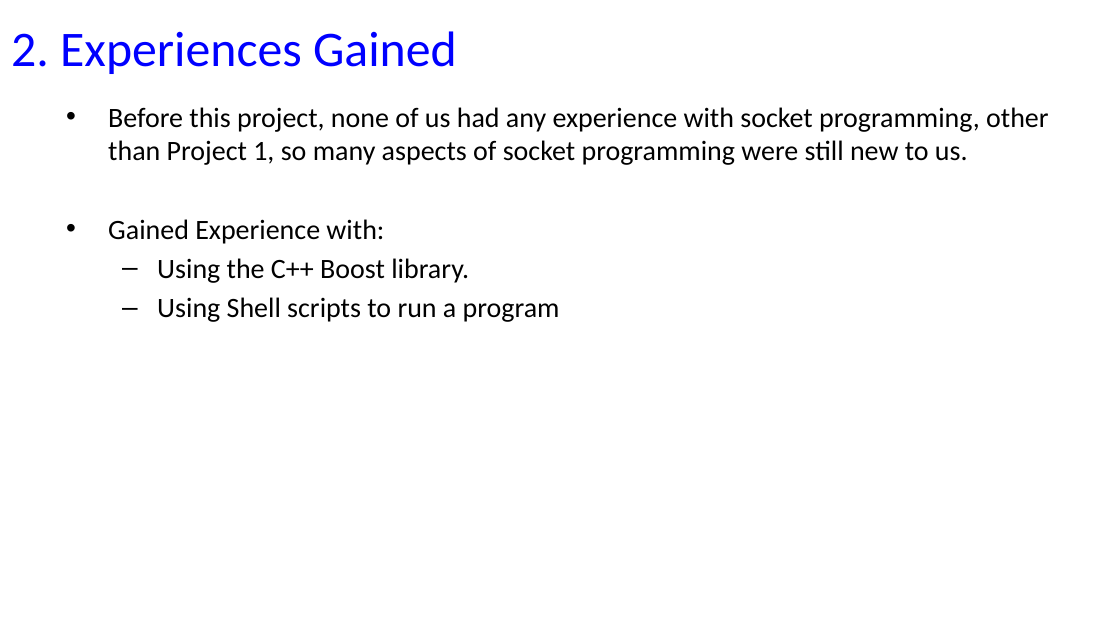
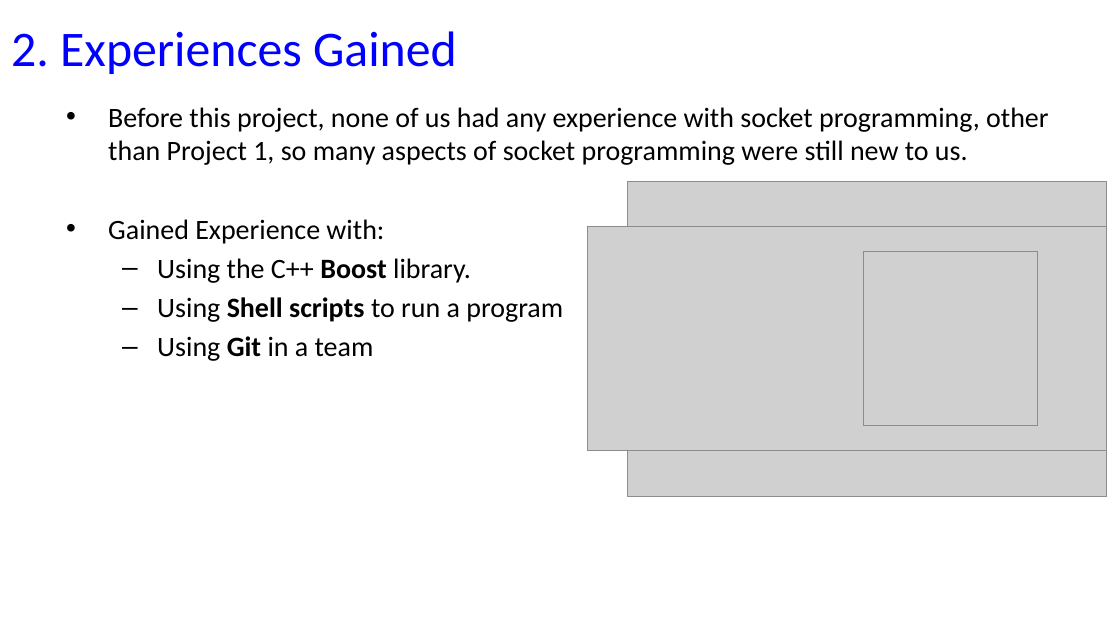
Before and after one commit to donegaci/DV_Router, a slide deck: slide 3 of CS3D3_Project2_Slides_Group15.pptx. Drawn at 1120x630 pixels with LibreOffice and Linux fonts; fonts in the diff are those of the drawing; grey boxes stand for pictures; background and template pictures are left out. Boxes give left, top, right and bottom in pixels: in the first picture for what was removed or moved away, otherwise in the second. Text is boxed around its words. In the diff, an @@ line names an element or a change of style, - is before the commit and + after.

```diff
--- a/CS3D3_Project2_Slides_Group15.pptx
+++ b/CS3D3_Project2_Slides_Group15.pptx
@@ picture added at [627, 181, 1107, 496] @@
@@ picture added at [588, 226, 1107, 450] @@
@@ text at [157, 258, 563, 322]: bold on in "Boost", "Shell scripts" @@
@@ picture added at [864, 252, 1038, 427] @@
@@ text at [157, 336, 374, 361]: paragraph added @@
+  – Using Git in a team
```
Also in this commit, not shown: 2 other slides changed.
